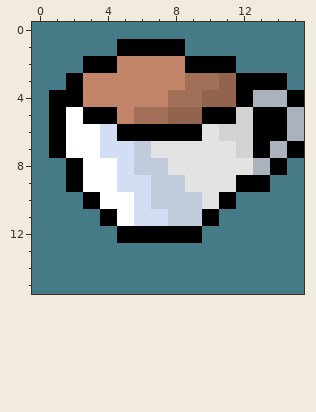
Two states of a pixel-art sprite, res/default/entity/items/tea/graphic.png. Above, as it was before the edit.
The file is 16x16 pixels.
The result:
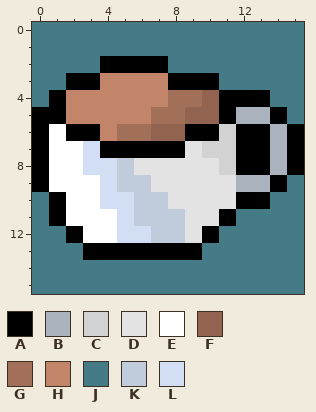
Palette (. is transparent): A #000000  B #aab2be  C #d2d2d2  D #e3e3e3  E #ffffff  F #92644f  G #a26f58  H #c28569  J #447b86  K #c0cbdc  L #d1def3
Change:
y 1: x 5..8 AAAA -> JJJJ
y 2: x 3 A -> J; x 5..11 HHHHAAA -> AAAJJJJ
y 3: x 3 H -> A; x 8..14 HGGFAAA -> AAAJJJJ
y 4: x 2 A -> H; x 11 F -> A; x 13..15 BBA -> AJJ
y 5: x 0 J -> A; x 2..4 EAA -> HHH; x 6 G -> H; x 8 F -> G; x 10 A -> F; x 12..13 CA -> BB; x 15 B -> J
y 6: x 0..8 JAEELAAAA -> AEAAHGGFF; x 10 D -> A; x 12 C -> A; x 14..15 AB -> BA
y 7: x 0..1 JA -> AE; x 3..8 ELLKDD -> LAAAAA; x 10..12 DDC -> CCA
y 8: x 0..7 JJAEELKK -> AEELLKDD; x 11..15 DDBAJ -> CAABA
y 9: x 0..2 JJA -> AEE; x 4..8 ELLKK -> LKKDD; x 12..14 AAJ -> BBA
y 10: x 1..6 JJAEEL -> AEELLK; x 8..9 KK -> DD; x 11..13 AJJ -> DAA
y 11: x 1..7 JJJAELL -> AEEELKK; x 9..11 KAJ -> DDA
y 12: x 2..10 JJJAAAAAJ -> AEELLKKDA
y 13: x 3..9 JJJJJJJ -> AAAAAAA
